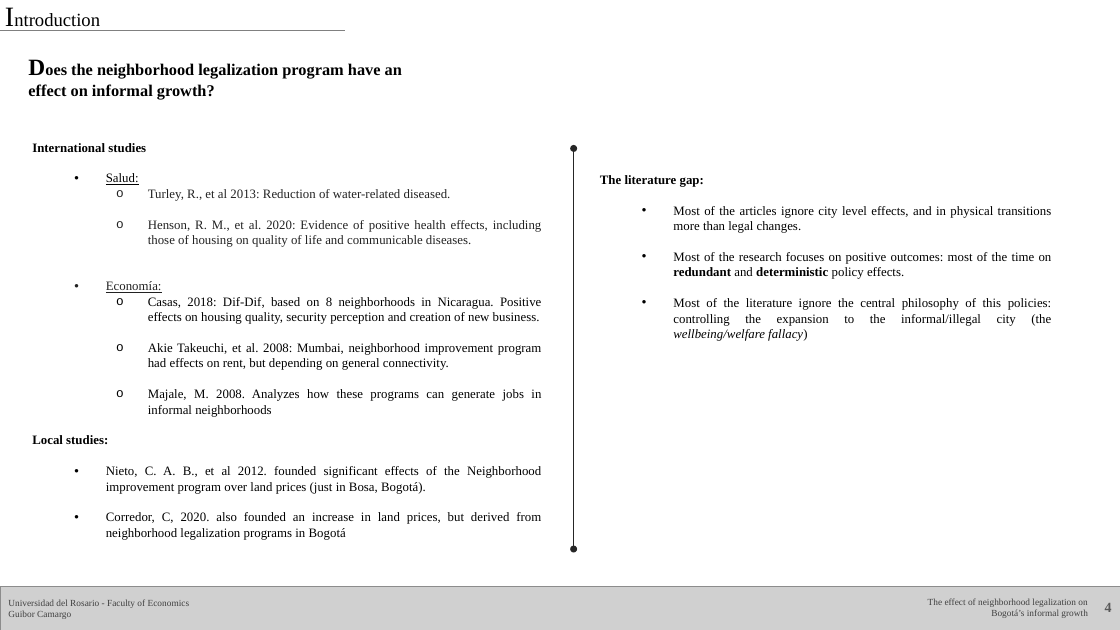
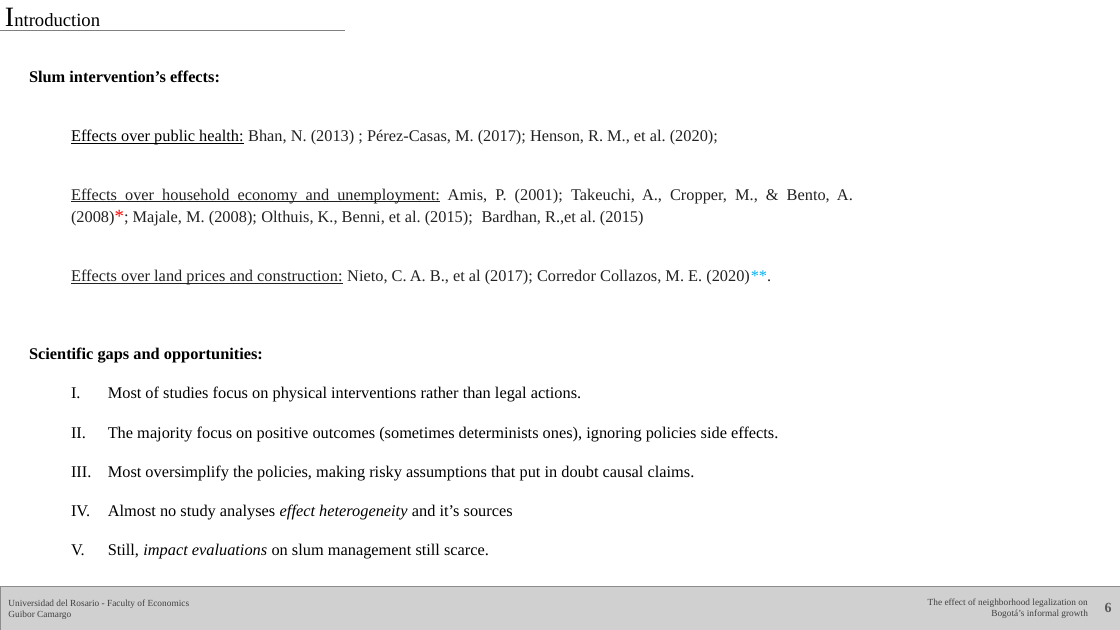
Before and after one commit to Guibi1994/Neighborhood_Legalization, a slide deck: slide 6 of 05_presentations/01_Primera version.pptx (slide 4 before the commit). Drawn at 1120x630 pixels with LibreOffice and Linux fonts; fonts in the diff are those of the drawing; grey boxes stand for pictures. Boxes give left, top, right and bottom in pixels: in the first picture for what was removed or moved away, otherwise in the second. Text is boxed around its words. In the diff, an @@ line names an element or a change of style, - is before the commit and + after.

```diff
--- a/05_presentations/01_Primera version.pptx
+++ b/05_presentations/01_Primera version.pptx
@@ text removed at <box>28,63,402,99</box> @@
-Does the neighborhood legalization program have an effect on informal growth?
@@ text at <box>29,70,853,559</box>: text changed; size 11 to 14 pt @@
-International studies
-  • Salud:
-    o Turley, R., et al 2013: Reduction of water-related diseased.
-    o Henson, R. M., et al. 2020: Evidence of positive health effects, including those of housing on quality of life and communicable diseases.
-  • Economía:
-    o Casas, 2018: Dif-Dif, based on 8 neighborhoods in Nicaragua. Positive effects on housing quality, security perception and creation of new business.
-    o Akie Takeuchi, et al. 2008: Mumbai, neighborhood improvement program had effects on rent, but depending on general connectivity.
-    o Majale, M. 2008. Analyzes how these programs can generate jobs in informal neighborhoods
-Local studies:
-  • Nieto, C. A. B., et al 2012. founded significant effects of the Neighborhood improvement program over land prices (just in Bosa, Bogotá).
-  • Corredor, C, 2020. also founded an increase in land prices, but derived from neighborhood legalization programs in Bogotá
+Slum intervention’s effects:
+  Effects over public health: Bhan, N. (2013) ; Pérez-Casas, M. (2017); Henson, R. M., et al. (2020);
+  Effects over household economy and unemployment: Amis, P. (2001); Takeuchi, A., Cropper, M., & Bento, A. (2008)*; Majale, M. (2008); Olthuis, K., Benni, et al. (2015); Bardhan, R.,et al. (2015)
+  Effects over land prices and construction: Nieto, C. A. B., et al (2017); Corredor Collazos, M. E. (2020)**.
+Scientific gaps and opportunities:
+  I. Most of studies focus on physical interventions rather than legal actions.
+  II. The majority focus on positive outcomes (sometimes determinists ones), ignoring policies side effects.
+  III. Most oversimplify the policies, making risky assumptions that put in doubt causal claims.
+  IV. Almost no study analyses effect heterogeneity and it’s sources
+  V. Still, impact evaluations on slum management still scarce.
@@ double arrow removed from (574, 149) to (574, 549) @@
@@ text removed at <box>600,175,1052,341</box> @@
-The literature gap:
-  • Most of the articles ignore city level effects, and in physical transitions more than legal changes.
-  • Most of the research focuses on positive outcomes: most of the time on redundant and deterministic policy effects.
-  • Most of the literature ignore the central philosophy of this policies: controlling the expansion to the informal/illegal city (the wellbeing/welfare fallacy)
@@ page number at <box>1105,603,1112,612</box>: text changed @@
-4
+6
```
Also in this commit, not shown: 4 other slides changed, 3 slides added, 1 slide removed, 7 other files.
